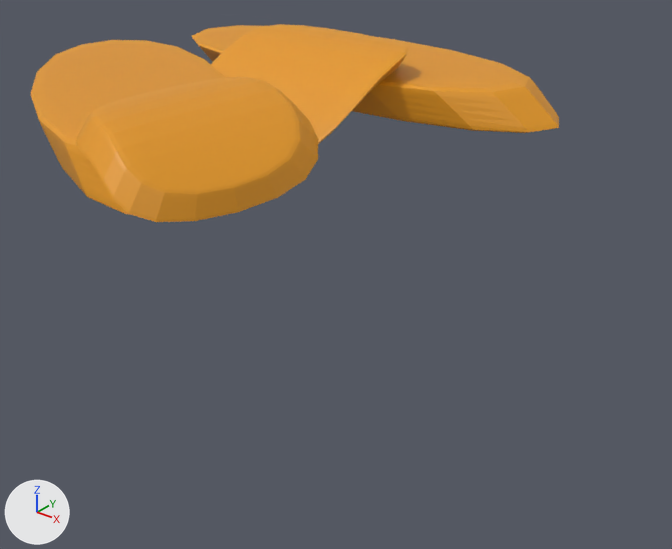
A saved change to the Blender file Modelos VR/Probados/platanos.blend.
Rendered twice from a 50 mm lens placed at (1.175, -1.547, 1.611), pointed at (0.093, -0.195, 0.773). The axes (+X, +Y, +Z) are drawn at lower left. The lights are the same throughout.
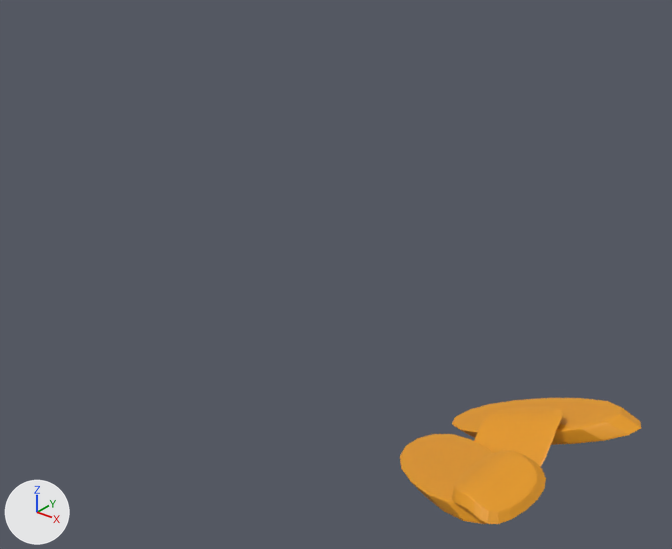
The change in detail:
Object 'Cube' (ob_cube) moves from (0.0, 0.0, 1.14) to (0.337, -0.076, 0.307).
Object 'Cube' (ob_cube) turns from (0, 0, 0) to (14, -20, -37) degrees about x, y and z.
Object 'Cube' (ob_cube) is rescaled from (0.463, 0.2, 0.0455) to (0.249, 0.107, 0.0245).
Object 'Cube.001' (ob_cube_001) moves from (0.0, -0.356, 1.117) to (0.416, -0.011, 0.329).
Object 'Cube.001' (ob_cube_001) turns from (0.9, -35, 88) to (-28, -32, 105) degrees about x, y and z.
Object 'Cube.001' (ob_cube_001) is rescaled from (0.153, 0.2, 0.0196) to (0.0822, 0.107, 0.0105).
Object 'Cube.002' (ob_cube_002) moves from (-0.152, -0.475, 1.14) to (0.411, 0.18, 0.34).
Object 'Cube.002' (ob_cube_002) turns from (0, 0, -35) to (0, -24, 0) degrees about x, y and z.
Object 'Cube.002' (ob_cube_002) is rescaled from (0.463, 0.2, 0.0455) to (0.249, 0.107, 0.0245).
Object 'Cube.003' (ob_cube_003) moves from (0.267, -0.622, 1.071) to (0.557, -0.155, 0.365).
Object 'Cube.003' (ob_cube_003) turns from (-0.6, -154, -15) to (-6.9, -177, -14) degrees about x, y and z.
Object 'Cube.003' (ob_cube_003) is rescaled from (0.153, 0.2, 0.0196) to (0.0822, 0.107, 0.0105).

What differs and where, as boxes [x1, y1, x2, y2] in the pictures (672 x 549 px):
'Cube.003', moved, turned, rescaled
    before: [76, 77, 318, 222]
    after: [452, 450, 546, 524]
'Cube', moved, turned, rescaled
    before: [191, 25, 559, 133]
    after: [400, 434, 493, 524]
'Cube.002', moved, turned, rescaled
    before: [31, 40, 225, 215]
    after: [452, 398, 641, 445]
'Cube.001', moved, turned, rescaled
    before: [211, 24, 409, 144]
    after: [474, 407, 563, 467]
